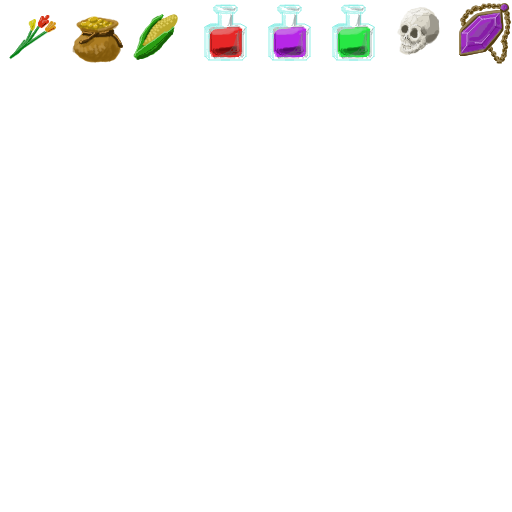
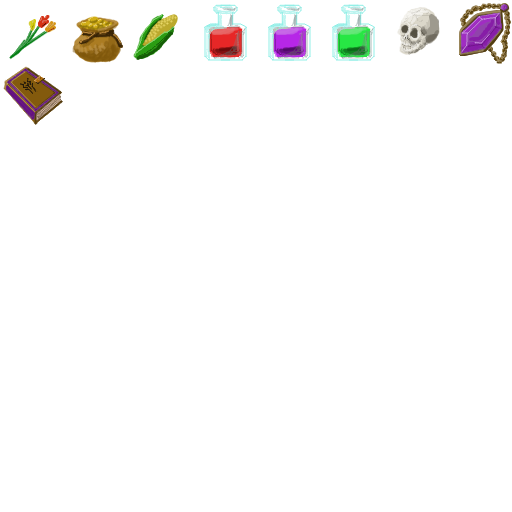
Layered file, before and after one edit (512 × 512). Changes by layer:
painted on "Background" over [3, 43, 76, 125]
